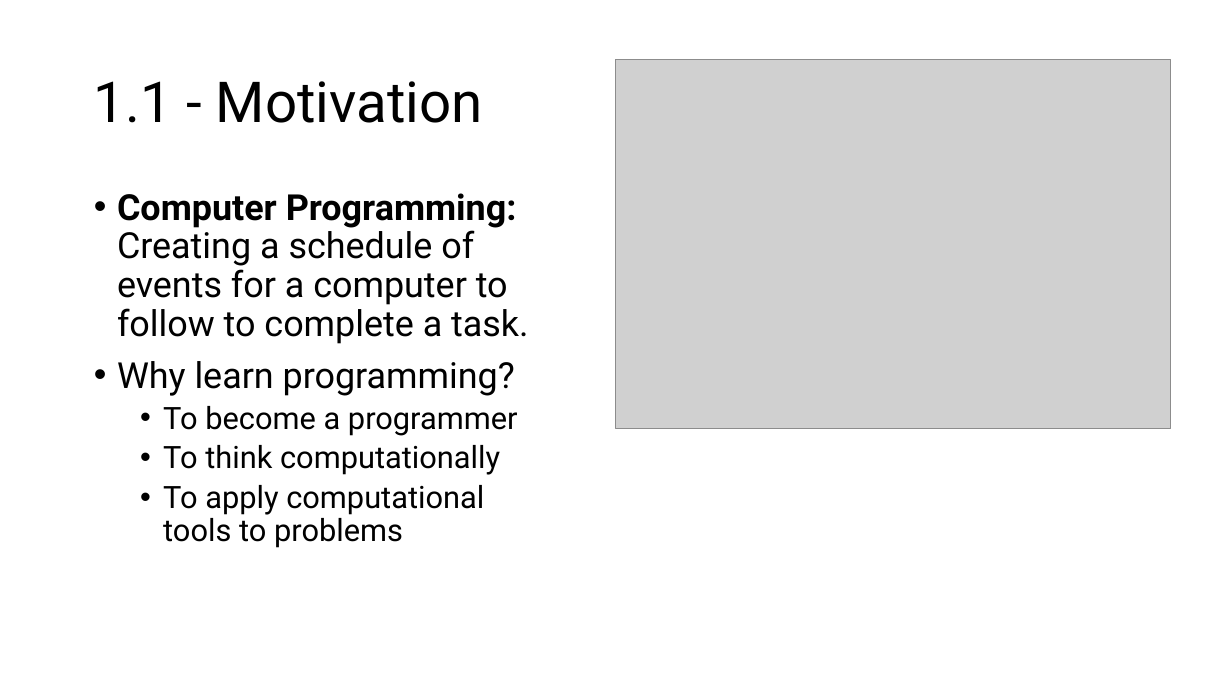
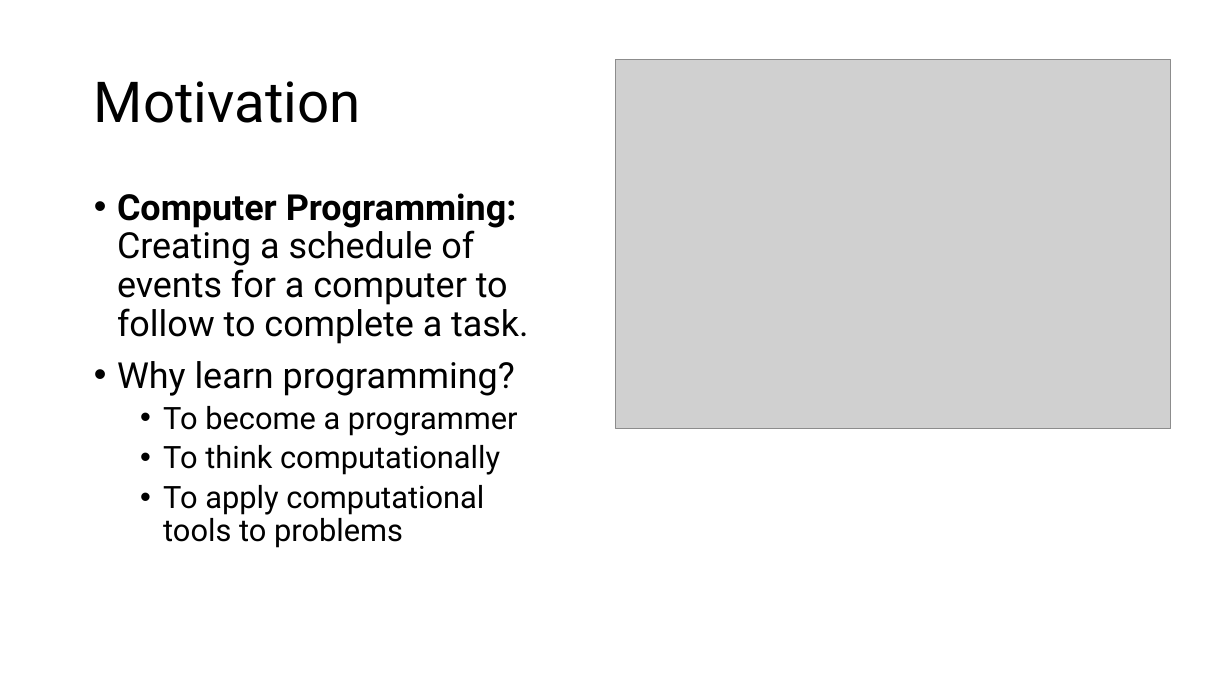
Before and after one commit to Pitt-IshiharaLab/CompBioHA_IntroProgramming2024, a slide deck: slide 2 of IntroProg_1+2.pptx. Drawn at 1232x693 pixels with LibreOffice and Linux fonts; fonts in the diff are those of the drawing; grey boxes stand for pictures. Boxes give left, top, right and bottom in pixels: in the first picture for what was removed or moved away, otherwise in the second. Text is boxed around its words. In the diff, an @@ line names an element or a change of style, - is before the commit and + after.

```diff
--- a/IntroProg_1+2.pptx
+++ b/IntroProg_1+2.pptx
@@ title at [94, 81, 361, 123]: text changed @@
-1.1 - Motivation
+Motivation
```
Also in this commit, not shown: 10 other slides changed, 1 slide removed, 6 other files.
